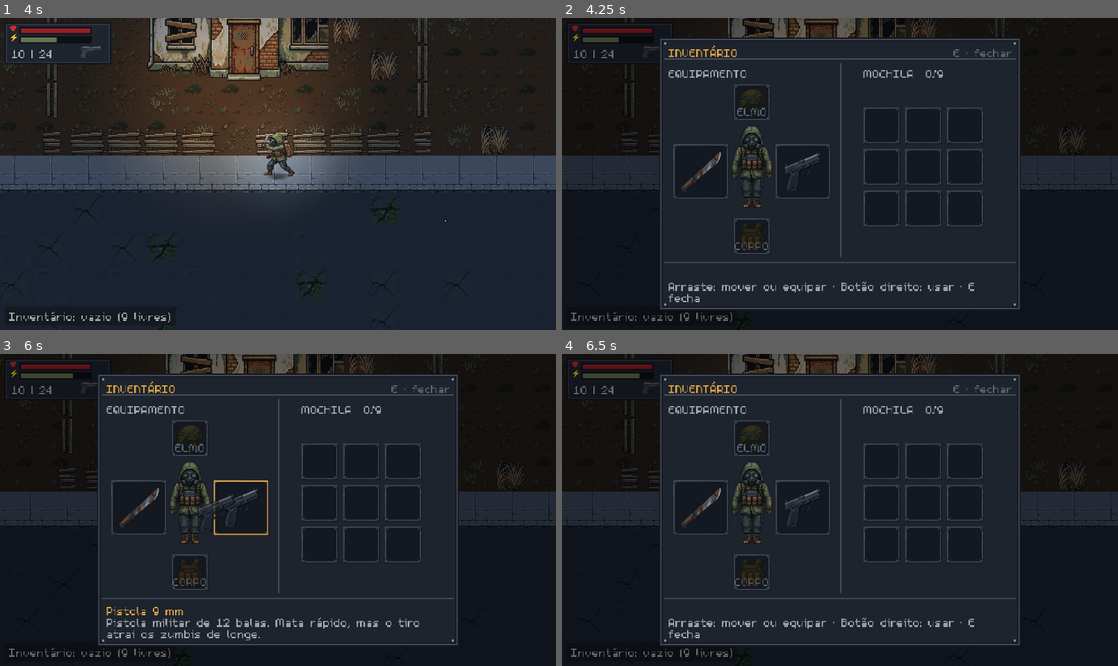
Above: before the commit, frames 1-4 (two rows, left to right).
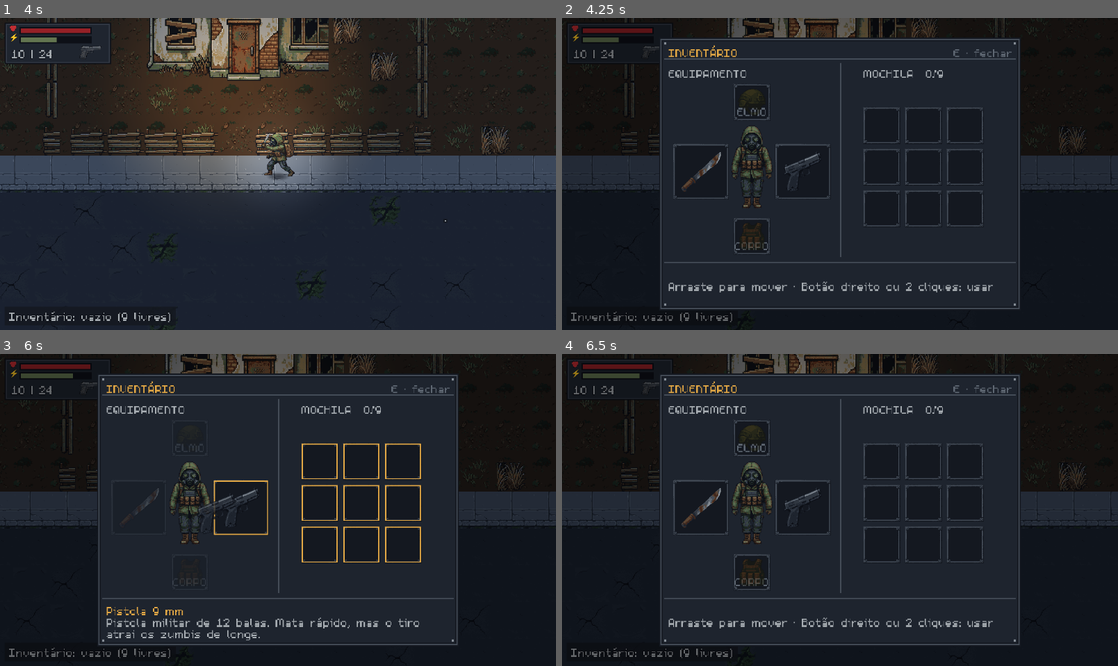
Above: after the commit, the same moments.

Repository: KaiD3v/Afterfall
Game: Godot game, scene res://scenes/main.tscn
The game is run twice, just before and just after one commit, with the same random seed, the same clock (stepped at 60 frames per second) and the same inputs.
Inputs (mouse positions are in pixels of both pictures, inside the frame that each line leads up to):
- Up to frame 1 (4 s): tap Enter at 0.5 s; move the mouse to (400, 158) at 0.52 s; hold D (move_right) 0.53-1.25 s; hold Right mouse button (aim) 0.53-1.25 s; click (400, 158) at 0.67 s; tap Q (heal) at 0.8, 2.3, 3.8 s; drag from (166, 189) to (250, 236) at 1.27 s; move the mouse to (333, 105) at 2.02 s; hold D (move_right) 2.03-2.75 s; hold Right mouse button (aim) 2.03-2.75 s; click (333, 105) at 2.17 s; drag from (250, 236) to (111, 127) at 2.77 s; move the mouse to (444, 220) at 3.52 s; hold A (move_left) from 3.53 s (still down); tap T (flashlight) at 3.6 s; click (444, 220) at 3.67 s
- Up to frame 2 (4.25 s): keep holding A (move_left); tap E (inventory) at 4.15 s
- Up to frame 3 (6 s): release A (move_left) at 4.25 s; drag from (189, 438) to (194, 432) at 4.27 s; tap Space at 5 s; move the mouse to (139, 506) at 5.02 s; hold S (move_down) 5.03-5.75 s; tap F (interact) at 5.1 s; click (139, 506) at 5.17 s; tap Q (heal) at 5.3 s; tap R (reload) at 5.65 s; tap Enter at 5.75 s; drag from (239, 506) to (166, 525) at 5.77 s
- Up to frame 4 (6.5 s): no input

Frame 1 is identical in both runs. In frame 2, 0.6% of the frame differs, in the area x 19-78%, y 84-92%; in frame 3, 1.2%, in the area x 20-76%, y 21-76%; in frame 4, 0.6%.

Commit message:
Inventário I2: equipar e desequipar com resposta
- Ao arrastar, slots que aceitam acendem e os que recusam apagam
  (NOTIFICATION_DRAG_BEGIN/END); soltar onde não cabe pisca vermelho e o
  rodapé diz o motivo ("Bandagem não vai em capacete", "Mochila cheia",
  "Vida cheia").
- Duplo clique faz o mesmo que o botão direito; toda troca passa por
  _transfer no menu; ícone pulsa ao entrar no slot.
- Arma de fogo trava no slot durante a recarga ("Recarregando").
- Sons ElevenLabs em assets/audio/ui: equipar arma, equipar roupa, guardar,
  bandagem, recusa; equip_sound e use_sound nos itens.

Co-Authored-By: Claude Opus 5.5 <noreply@anthropic.com>

Diff:
--- a/data/items/bandage.tres
+++ b/data/items/bandage.tres
@@ -1,7 +1,8 @@
-[gd_resource type="Resource" script_class="HealItem" load_steps=4 format=3]
+[gd_resource type="Resource" script_class="HealItem" load_steps=5 format=3]
 
 [ext_resource type="Script" path="res://scripts/items/heal_item.gd" id="1"]
 [ext_resource type="Texture2D" path="res://assets/sprites/ui/items.png" id="icons"]
+[ext_resource type="AudioStream" path="res://assets/audio/ui/bandage.ogg" id="sfx"]
 
 [sub_resource type="AtlasTexture" id="icon"]
 atlas = ExtResource("icons")
@@ -14,3 +15,4 @@
 display_name = "Bandagem"
 description = "Rolo de pano sujo. Estanca o sangramento: cura 30 (tecla Q ou botão direito)."
 icon = SubResource("icon")
+use_sound = ExtResource("sfx")
--- a/data/items/helmet.tres
+++ b/data/items/helmet.tres
@@ -1,7 +1,8 @@
-[gd_resource type="Resource" script_class="ArmorItem" load_steps=4 format=3]
+[gd_resource type="Resource" script_class="ArmorItem" load_steps=5 format=3]
 
 [ext_resource type="Script" path="res://scripts/items/armor_item.gd" id="1"]
 [ext_resource type="Texture2D" path="res://assets/sprites/ui/items.png" id="icons"]
+[ext_resource type="AudioStream" path="res://assets/audio/ui/equip_gear.ogg" id="sfx"]
 
 [sub_resource type="AtlasTexture" id="icon"]
 atlas = ExtResource("icons")
@@ -15,3 +16,4 @@
 display_name = "Capacete tático"
 description = "Casco riscado de alguém que não precisou mais dele. Ainda não protege nesta versão."
 icon = SubResource("icon")
+equip_sound = ExtResource("sfx")
--- a/data/items/machete.tres
+++ b/data/items/machete.tres
@@ -1,8 +1,9 @@
-[gd_resource type="Resource" script_class="WeaponItem" load_steps=5 format=3]
+[gd_resource type="Resource" script_class="WeaponItem" load_steps=6 format=3]
 
 [ext_resource type="Script" path="res://scripts/items/weapon_item.gd" id="1"]
 [ext_resource type="Resource" path="res://data/weapons/machete.tres" id="2"]
 [ext_resource type="Texture2D" path="res://assets/sprites/ui/items.png" id="icons"]
+[ext_resource type="AudioStream" path="res://assets/audio/ui/equip_weapon.ogg" id="sfx"]
 
 [sub_resource type="AtlasTexture" id="icon"]
 atlas = ExtResource("icons")
@@ -16,3 +17,4 @@
 display_name = "Machete"
 description = "Lâmina longa, gasta de tanto uso. Faz pouco barulho, mas gasta fôlego a cada golpe."
 icon = SubResource("icon")
+equip_sound = ExtResource("sfx")
--- a/data/items/pistol_9mm.tres
+++ b/data/items/pistol_9mm.tres
@@ -1,8 +1,9 @@
-[gd_resource type="Resource" script_class="WeaponItem" load_steps=5 format=3]
+[gd_resource type="Resource" script_class="WeaponItem" load_steps=6 format=3]
 
 [ext_resource type="Script" path="res://scripts/items/weapon_item.gd" id="1"]
 [ext_resource type="Resource" path="res://data/weapons/pistol_9mm.tres" id="2"]
 [ext_resource type="Texture2D" path="res://assets/sprites/ui/items.png" id="icons"]
+[ext_resource type="AudioStream" path="res://assets/audio/ui/equip_weapon.ogg" id="sfx"]
 
 [sub_resource type="AtlasTexture" id="icon"]
 atlas = ExtResource("icons")
@@ -16,3 +17,4 @@
 display_name = "Pistola 9 mm"
 description = "Pistola militar de 12 balas. Mata rápido, mas o tiro atrai os zumbis de longe."
 icon = SubResource("icon")
+equip_sound = ExtResource("sfx")
--- a/data/items/vest.tres
+++ b/data/items/vest.tres
@@ -1,7 +1,8 @@
-[gd_resource type="Resource" script_class="ArmorItem" load_steps=4 format=3]
+[gd_resource type="Resource" script_class="ArmorItem" load_steps=5 format=3]
 
 [ext_resource type="Script" path="res://scripts/items/armor_item.gd" id="1"]
 [ext_resource type="Texture2D" path="res://assets/sprites/ui/items.png" id="icons"]
+[ext_resource type="AudioStream" path="res://assets/audio/ui/equip_gear.ogg" id="sfx"]
 
 [sub_resource type="AtlasTexture" id="icon"]
 atlas = ExtResource("icons")
@@ -15,3 +16,4 @@
 display_name = "Colete tático"
 description = "Placas e bolsos, pesado e gasto. Ainda não protege nesta versão."
 icon = SubResource("icon")
+equip_sound = ExtResource("sfx")
--- a/scenes/player/player.gd
+++ b/scenes/player/player.gd
@@ -132,8 +132,14 @@
 	focus_changed.emit(focus)
 
 
+# Usa um item da mochila (bandagem pela tecla Q ou pelo menu), com o som do item.
 func use_item(item: ItemData) -> bool:
-	return not is_dead() and RunState.inventory.use(item, self)
+	if is_dead() or not RunState.inventory.use(item, self):
+		return false
+	if item.use_sound:
+		$SfxItem.stream = item.use_sound
+		$SfxItem.play()
+	return true
 
 
 func _on_frame_changed() -> void:
--- a/scenes/player/player.tscn
+++ b/scenes/player/player.tscn
@@ -80,6 +80,9 @@
 width = 1.0
 default_color = Color(0.890196, 0.603922, 0.231373, 1)
 
+[node name="SfxItem" type="AudioStreamPlayer2D" parent="."]
+bus = &"SFX"
+
 [node name="SfxSteps" type="AudioStreamPlayer2D" parent="."]
 volume_db = -8.0
 bus = &"Steps"
--- a/scenes/ui/inventory_menu.gd
+++ b/scenes/ui/inventory_menu.gd
@@ -1,6 +1,8 @@
 # Menu do inventário (tecla da ação inventory, hoje E, abre e fecha; Esc fecha): equipamento em
-# volta do protagonista e a mochila em blocos. Arrastar e soltar move, troca, equipa e desequipa; botão direito usa ou
-# equipa (na mochila) e desequipa (no equipamento). O mundo não pausa: o jogador só fica parado.
+# volta do protagonista e a mochila em blocos. Arrastar e soltar move, troca, equipa e desequipa;
+# botão direito ou duplo clique usa ou equipa (na mochila) e desequipa (no equipamento). Toda troca
+# passa por _transfer: som, pulso no slot, e recusa com motivo no rodapé. O mundo não pausa: o
+# jogador só fica parado.
 # Painel e textos são elementos simples feitos por código (Guia de estilo, seção 7); molduras dos
 # slots e ícones dos itens vêm do gerador de imagem (assets/sprites/ui).
 extends CanvasLayer
@@ -13,6 +15,8 @@
 const TEXT := Color8(168, 174, 179)     # concrete_highlight
 const DIM := Color8(95, 104, 115)       # concrete_mid
 const TITLE := Color8(227, 168, 69)     # amber_light_glow
+const WARN := Color8(184, 118, 68)      # rust_highlight: avisos no rodapé
+const MESSAGE_TIME := 1.6               # segundos que um aviso fica no rodapé
 const DIM_WORLD := Color(0, 0, 0, 0.4)  # véu sobre o mundo, que continua rodando atrás
 const GAP := 4
 # Slots de equipamento encostados no retrato: [slot, posição na área do equipamento, tamanho,
@@ -32,6 +36,8 @@
 
 @export var player: Player
 @export var pauses_game := false  # false: o mundo segue (tensão do gênero); true: pausa ao abrir
+@export var stow_sound: AudioStream    # item guardado ou movido na mochila
+@export var reject_sound: AudioStream  # item recusado ou ação impossível
 
 var gear_slots: Array[ItemSlot] = []
 var bag_slots: Array[ItemSlot] = []
@@ -40,16 +46,22 @@
 var _desc: Label
 var _frames := {}  # tamanho do slot -> moldura gerada
 var _hovered: ItemSlot
+var _audio := AudioStreamPlayer.new()
+var _message_id := 0  # um aviso novo cancela a volta do anterior
 
 @onready var root: Control = $Root
 
 
 func _ready() -> void:
 	process_mode = Node.PROCESS_MODE_ALWAYS  # abre e fecha mesmo com o jogo pausado
+	_audio.bus = &"SFX"
+	add_child(_audio)
 	_build()
 	RunState.inventory.changed.connect(_refresh)
 	RunState.equipment.changed.connect(_refresh)
+	player.firearm.changed.connect(_update_locks)
 	player.died.connect(_on_player_died)
+	_update_locks()
 	root.hide()
 	_refresh()
 
@@ -97,23 +109,91 @@
 		get_tree().paused = false
 
 
-# Botão direito: na mochila, equipa o equipável ou usa o consumível; no equipamento, desequipa
-# para o primeiro bloco livre.
+# Botão direito ou duplo clique: na mochila, equipa o equipável (trocando com o que estava no
+# slot) ou usa o consumível; no equipamento, desequipa para o primeiro bloco livre.
 func activate(slot: ItemSlot) -> void:
 	var item := slot.item()
 	if item == null:
 		return
-	var bag := RunState.inventory
-	var gear := RunState.equipment
-	if slot.container == gear:
-		var free := bag.first_free()
-		if free >= 0:
-			ItemTransfer.swap(gear, slot.key, bag, free)
+	if slot.container == RunState.equipment:
+		var free := RunState.inventory.first_free()
+		if free < 0:
+			_warn(slot, "Mochila cheia")
+		else:
+			_transfer(slot, bag_slots[free])
 	elif item is EquipmentItem:
-		ItemTransfer.swap(bag, slot.key, gear, item.slot)
+		_transfer(slot, gear_slot(item.slot))
+	elif player.use_item(item):  # o som de uso toca no jogador
+		_show_details(slot)
 	else:
-		player.use_item(item)
-	_show_details(slot)
+		_warn(slot, _why_not_use(item))
+
+
+# Move ou troca entre dois slots; se não couber, recusa com o motivo.
+func _transfer(from: ItemSlot, to: ItemSlot) -> bool:
+	if not to.accepts(from):
+		_reject(from, to)
+		return false
+	var moving := from.item()
+	ItemTransfer.swap(from.container, from.key, to.container, to.key)
+	var gear := moving as EquipmentItem
+	var equipped := to.container == RunState.equipment and gear != null and gear.equip_sound != null
+	_play(gear.equip_sound if equipped else stow_sound)
+	_show_details(to)
+	return true
+
+
+func _reject(from: ItemSlot, to: ItemSlot) -> void:
+	_warn(to, _why_not(from, to))
+
+
+func _why_not(from: ItemSlot, to: ItemSlot) -> String:
+	if from.locked or to.locked:
+		return "Recarregando: espere a arma"
+	var moving := from.item()
+	if not to.container.can_put(to.key, moving):
+		return "%s não vai em %s" % [moving.display_name, to.caption.to_lower()]
+	return "%s não vai em %s" % [to.item().display_name, from.caption.to_lower()]  # a troca não volta
+
+
+func _why_not_use(item: ItemData) -> String:
+	if item is HealItem and player.health.is_full():
+		return "Vida cheia"
+	return "Não dá para usar agora"
+
+
+# Aviso no rodapé, com contorno vermelho no slot e som de recusa.
+func _warn(slot: ItemSlot, text: String) -> void:
+	slot.flash()
+	_play(reject_sound)
+	_message_id += 1
+	var id := _message_id
+	_name.text = text
+	_name.add_theme_color_override("font_color", WARN)
+	_desc.text = ""
+	get_tree().create_timer(MESSAGE_TIME).timeout.connect(func():
+		if id == _message_id and is_instance_valid(_name):
+			_show_details(_hovered))
+
+
+func _play(stream: AudioStream) -> void:
+	if stream:
+		_audio.stream = stream
+		_audio.play()
+
+
+# A arma de fogo não sai nem entra no slot durante a recarga.
+func _update_locks() -> void:
+	var slot := gear_slot(EquipmentItem.Slot.FIREARM)
+	if slot:
+		slot.locked = player.firearm.reloading
+
+
+func gear_slot(slot: int) -> ItemSlot:
+	for s in gear_slots:
+		if s.key == slot:
+			return s
+	return null
 
 
 func _refresh() -> void:
@@ -136,6 +216,8 @@
 
 
 func _show_details(slot: ItemSlot) -> void:
+	_message_id += 1  # um aviso pendente não volta por cima disto
+	_name.add_theme_color_override("font_color", TITLE)
 	var item := slot.item() if slot else null
 	if item:
 		_name.text = item.display_name
@@ -145,7 +227,7 @@
 		_desc.text = "Vazio. Arraste um item para cá."
 	else:
 		_name.text = ""
-		_desc.text = "Arraste: mover ou equipar · Botão direito: usar · %s fecha" % Keys.label(&"inventory")
+		_desc.text = "Arraste para mover · Botão direito ou 2 cliques: usar"  # a tecla de fechar está no título
 
 
 func _build() -> void:
@@ -212,6 +294,9 @@
 	s.position = at
 	s.frame_texture = _frames.get(at_size)
 	s.activated.connect(activate)
+	s.drop_requested.connect(_transfer)
+	s.rejected.connect(_reject)
+	s.blocked.connect(func(blocked_slot): _warn(blocked_slot, "Recarregando: espere a arma"))
 	s.hovered.connect(_on_hovered)
 	s.unhovered.connect(_on_unhovered)
 	parent.add_child(s)
--- a/scenes/ui/inventory_menu.tscn
+++ b/scenes/ui/inventory_menu.tscn
@@ -1,10 +1,14 @@
-[gd_scene load_steps=2 format=3]
+[gd_scene load_steps=4 format=3]
 
 [ext_resource type="Script" path="res://scenes/ui/inventory_menu.gd" id="1"]
+[ext_resource type="AudioStream" path="res://assets/audio/ui/stow.ogg" id="stow"]
+[ext_resource type="AudioStream" path="res://assets/audio/ui/reject.ogg" id="reject"]
 
 [node name="InventoryMenu" type="CanvasLayer"]
 layer = 5
 script = ExtResource("1")
+stow_sound = ExtResource("stow")
+reject_sound = ExtResource("reject")
 
 [node name="Root" type="Control" parent="."]
 layout_mode = 3
--- a/scenes/ui/item_slot.gd
+++ b/scenes/ui/item_slot.gd
@@ -1,13 +1,19 @@
 # Um bloco do menu de inventário, ligado a um recipiente (Inventory, Equipment...) e a uma chave
-# nele. Mostra o ícone do item, aceita arrastar e soltar (sistema nativo do Godot) e avisa o menu
-# no botão direito e ao passar o mouse. O mesmo controle serve à mochila, ao equipamento e, depois,
-# a baús e carros.
+# nele. Mostra o ícone do item e cuida da parte visual de arrastar e soltar (sistema nativo do
+# Godot): durante um arrasto, acende se aceita o item e apaga se recusa. Quem move de fato é o
+# menu (sinais drop_requested, activated, rejected). O mesmo controle serve à mochila, ao
+# equipamento e, depois, a baús e carros.
 class_name ItemSlot
 extends Control
 
-signal activated(slot: ItemSlot)  # botão direito
-signal hovered(slot: ItemSlot)    # mouse entrou (para o nome e a descrição)
-signal unhovered(slot: ItemSlot)  # mouse saiu
+signal activated(slot: ItemSlot)                       # botão direito ou duplo clique
+signal hovered(slot: ItemSlot)                         # mouse entrou (nome e descrição)
+signal unhovered(slot: ItemSlot)                       # mouse saiu
+signal drop_requested(from: ItemSlot, to: ItemSlot)    # item solto aqui, e cabe
+signal rejected(from: ItemSlot, to: ItemSlot)          # item solto aqui, e não cabe
+signal blocked(slot: ItemSlot)                         # tentou arrastar um slot travado
+
+enum Drop { NONE, ACCEPT, REJECT }
 
 const SMALL := Vector2(32, 32)  # ícones em 4× (128×128) cabem reduzidos a 1/4, como o resto da arte
 const LARGE := Vector2(48, 48)  # armas: mais destaque (moldura slot_48)
@@ -16,19 +22,30 @@
 const FILL := Color8(30, 36, 46)         # shadow_deep
 const RIVET := Color8(132, 140, 148)     # concrete_light
 const HOVER := Color8(227, 168, 69)      # amber_light_glow
+const ERROR := Color8(150, 33, 39)       # blood_fresh
 const GHOST := Color(0.89, 0.66, 0.27, 0.45)  # silhueta do slot vazio, âmbar apagado
 const LABEL := Color8(95, 104, 115)      # concrete_mid
+const REJECT_DIM := Color(1, 1, 1, 0.35)  # slot que recusa o item arrastado
+const PULSE := 1.25                      # escala do ícone ao entrar no slot
 
 var container: Object  # get_at, can_put, put
 var key := 0
 var placeholder: Texture2D  # ícone apagado do slot vazio (equipamento: silhueta do tipo)
-var caption := ""           # nome do slot vazio, para o menu
-var short_caption := ""     # rótulo curto escrito dentro do slot vazio ("CABEÇA")
+var caption := ""           # nome do slot, para o menu ("Capacete")
+var short_caption := ""     # rótulo curto escrito dentro do slot vazio ("ELMO")
 var slot_size := SMALL
 var frame_texture: Texture2D  # moldura gerada; sem ela, a moldura é desenhada aqui
+var locked := false:        # travado (arma recarregando): não sai nem entra item
+	set(value):
+		locked = value
+		queue_redraw()
+var drop_state := Drop.NONE
 
 var _hover := false
 var _icon := TextureRect.new()
+var _shown: ItemData        # item mostrado agora, para o pulso só quando ele muda
+var _flash := 0.0           # 1 = contorno vermelho cheio, some em 0,3 s
+var _drag_from: ItemSlot
 
 
 func _init(at_size := SMALL) -> void:
@@ -40,6 +57,7 @@
 	_icon.expand_mode = TextureRect.EXPAND_IGNORE_SIZE
 	_icon.stretch_mode = TextureRect.STRETCH_KEEP_ASPECT_CENTERED
 	_icon.size = slot_size
+	_icon.pivot_offset = slot_size / 2
 	_icon.texture_filter = CanvasItem.TEXTURE_FILTER_NEAREST
 	add_child(_icon)
 	mouse_entered.connect(func():
@@ -55,6 +73,7 @@
 func bind(to: Object, at: int) -> void:
 	container = to
 	key = at
+	_shown = item()
 	refresh()
 
 
@@ -66,8 +85,23 @@
 	var it := item()
 	_icon.texture = it.icon if it else placeholder
 	_icon.modulate = Color.WHITE if it else GHOST
+	if it and it != _shown and is_inside_tree():
+		_icon.scale = Vector2.ONE * PULSE  # o item "assenta" no slot
+		create_tween().tween_property(_icon, "scale", Vector2.ONE, 0.1)
+	_shown = it
 	tooltip_text = ""  # o menu mostra nome e descrição no rodapé
 	queue_redraw()
+
+
+# Contorno vermelho rápido: recusa ou bloqueio.
+func flash() -> void:
+	_flash = 1.0
+	create_tween().tween_property(self, "_flash", 0.0, 0.3).finished.connect(queue_redraw)
+
+
+func _process(_delta: float) -> void:
+	if _flash > 0.0:
+		queue_redraw()
 
 
 # Moldura de metal rebitado (elemento simples feito por código; troca pela gerada quando houver).
@@ -83,13 +117,42 @@
 			draw_rect(Rect2(c, Vector2.ONE), RIVET)
 	if short_caption and item() == null:
 		draw_string(get_theme_default_font(), Vector2(0, slot_size.y - 4), short_caption, HORIZONTAL_ALIGNMENT_CENTER, slot_size.x, 16, LABEL)
-	if _hover:
+	if drop_state == Drop.ACCEPT:
+		draw_rect(r.grow(-1), HOVER, false, 2.0 if _hover else 1.0)
+	elif _hover and drop_state == Drop.NONE:
 		draw_rect(r.grow(-1), HOVER, false, 1.0)
+	if _flash > 0.0:
+		draw_rect(r.grow(-1), Color(ERROR, _flash), false, 2.0)
+
+
+func _notification(what: int) -> void:
+	match what:
+		NOTIFICATION_DRAG_BEGIN:  # qualquer arrasto na tela: este slot aceita ou recusa?
+			_drag_from = _slot_of(get_viewport().gui_get_drag_data())
+			if _drag_from == null or _drag_from == self:
+				drop_state = Drop.NONE
+			else:
+				drop_state = Drop.ACCEPT if accepts(_drag_from) else Drop.REJECT
+			modulate = REJECT_DIM if drop_state == Drop.REJECT else Color.WHITE
+			queue_redraw()
+		NOTIFICATION_DRAG_END:
+			if drop_state == Drop.REJECT and _hover and not get_viewport().gui_is_drag_successful():
+				rejected.emit(_drag_from, self)  # soltou aqui, e não cabia
+			drop_state = Drop.NONE
+			modulate = Color.WHITE
+			_drag_from = null
+			queue_redraw()
+
+
+func accepts(from: ItemSlot) -> bool:
+	return not locked and not from.locked and ItemTransfer.can_swap(from.container, from.key, container, key)
 
 
 func _gui_input(event: InputEvent) -> void:
 	var click := event as InputEventMouseButton
-	if click and click.pressed and click.button_index == MOUSE_BUTTON_RIGHT:
+	if click == null or not click.pressed:
+		return
+	if click.button_index == MOUSE_BUTTON_RIGHT or (click.button_index == MOUSE_BUTTON_LEFT and click.double_click):
 		activated.emit(self)
 		accept_event()
 
@@ -97,6 +160,9 @@
 func _get_drag_data(_at: Vector2) -> Variant:
 	var it := item()
 	if it == null:
+		return null
+	if locked:
+		blocked.emit(self)
 		return null
 	var preview := TextureRect.new()
 	preview.texture = it.icon
@@ -112,12 +178,11 @@
 
 func _can_drop_data(_at: Vector2, data: Variant) -> bool:
 	var from := _slot_of(data)
-	return from != null and ItemTransfer.can_swap(from.container, from.key, container, key)
+	return from != null and accepts(from)
 
 
 func _drop_data(_at: Vector2, data: Variant) -> void:
-	var from := _slot_of(data)
-	ItemTransfer.swap(from.container, from.key, container, key)
+	drop_requested.emit(_slot_of(data), self)
 
 
 func _slot_of(data: Variant) -> ItemSlot:
--- a/scripts/items/equipment_item.gd
+++ b/scripts/items/equipment_item.gd
@@ -5,3 +5,4 @@
 enum Slot { MELEE, FIREARM, HEAD, BODY }
 
 @export var slot := Slot.MELEE
+@export var equip_sound: AudioStream  # toca no menu quando o item é equipado
--- a/scripts/items/item_data.gd
+++ b/scripts/items/item_data.gd
@@ -6,6 +6,7 @@
 @export var display_name := ""
 @export_multiline var description := ""  # aparece no menu do inventário
 @export var icon: Texture2D  # quadro de 128×128 (escala 0,25 = um slot de 32×32)
+@export var use_sound: AudioStream  # toca no menu quando o item é usado
 
 
 # Ao pegar do container: true = ocupa um slot do inventário; false = efeito na hora (munição).
--- a/tests/test_inventory.gd
+++ b/tests/test_inventory.gd
@@ -93,6 +93,38 @@
 	check("ao sair do item o rodapé volta à dica", menu._name.text == "" and menu._desc.text.begins_with("Arraste"))
 	check("armas em slots de 48 px, cabeça e corpo em 32", _gear_slot(menu, MELEE).size == ItemSlot.LARGE and _gear_slot(menu, FIREARM).size == ItemSlot.LARGE and head_slot.size == ItemSlot.SMALL and body_slot.size == ItemSlot.SMALL)
 	check("slots vazios com rótulo curto", menu.gear_slots.map(func(s): return s.short_caption) == ["ELMO", "BRANCA", "FOGO", "CORPO"])
+
+	# 4b. I2: resposta ao equipar (destinos acesos, recusa com motivo, duplo clique, som, trava).
+	bag.add(BANDAGE)
+	var b_slot: ItemSlot = menu.bag_slots[_index(bag, BANDAGE)]
+	b_slot.force_drag({"slot": b_slot}, null)
+	check("ao arrastar a bandagem, a cabeça recusa e a mochila aceita", head_slot.drop_state == ItemSlot.Drop.REJECT and menu.bag_slots[5].drop_state == ItemSlot.Drop.ACCEPT and b_slot.drop_state == ItemSlot.Drop.NONE)
+	root.gui_cancel_drag()
+	await process_frame
+	check("ao soltar, os slots voltam ao normal", head_slot.drop_state == ItemSlot.Drop.NONE and head_slot.modulate == Color.WHITE)
+	menu._reject(b_slot, head_slot)
+	check("recusa explica o motivo (\"%s\") e toca o som" % menu._name.text, menu._name.text == "Bandagem não vai em capacete" and menu._audio.stream == menu.reject_sound)
+	player.health.current = player.health.maximum
+	menu.activate(b_slot)
+	check("bandagem com a vida cheia avisa e não gasta", menu._name.text == "Vida cheia" and bag.count(&"bandage") == 1)
+	for i in 8:
+		bag.add(BANDAGE)
+	menu.activate(head_slot)
+	check("desequipar com a mochila cheia avisa", menu._name.text == "Mochila cheia" and gear.get_at(HEAD) == HELMET)
+	bag.clear()
+	var dbl := InputEventMouseButton.new()
+	dbl.button_index = MOUSE_BUTTON_LEFT
+	dbl.pressed = true
+	dbl.double_click = true
+	head_slot._gui_input(dbl)
+	check("duplo clique desequipa como o botão direito", gear.get_at(HEAD) == null and bag.count(&"helmet") == 1)
+	menu._transfer(menu.bag_slots[_index(bag, HELMET)], head_slot)
+	check("equipar toca o som do item e o ícone pulsa", gear.get_at(HEAD) == HELMET and menu._audio.stream == HELMET.equip_sound and head_slot._icon.scale.x > 1.0)
+	var gun_slot: ItemSlot = _gear_slot(menu, FIREARM)
+	player.firearm.reloading = true
+	check("na recarga a arma de fogo trava e avisa", gun_slot.locked and gun_slot._get_drag_data(Vector2.ZERO) == null and menu._name.text == "Recarregando: espere a arma")
+	player.firearm.reloading = false
+	check("e destrava depois", not gun_slot.locked)
 	menu._unhandled_input(_key(KEY_ESCAPE))
 	check("Esc fecha e devolve o controle", not menu.is_open() and not player.input_locked)
 
Not shown, added: assets/audio/ui/bandage.ogg.import
Not shown, added: assets/audio/ui/equip_gear.ogg.import
Not shown, added: assets/audio/ui/equip_weapon.ogg.import
Not shown, added: assets/audio/ui/reject.ogg.import
Not shown, added: assets/audio/ui/stow.ogg.import
Not shown, added: assets/audio/ui/bandage.ogg
Not shown, added: assets/audio/ui/equip_gear.ogg
Not shown, added: assets/audio/ui/equip_weapon.ogg
Not shown, added: assets/audio/ui/reject.ogg
Not shown, added: assets/audio/ui/stow.ogg
